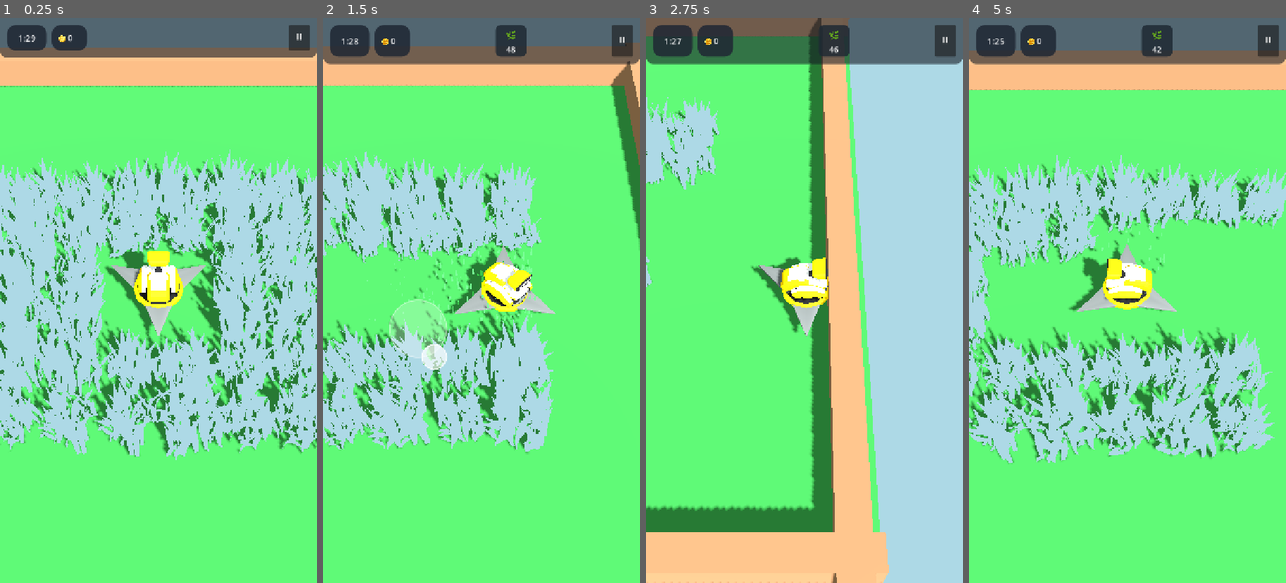
Above: before the commit, frames 1-4 (left to right).
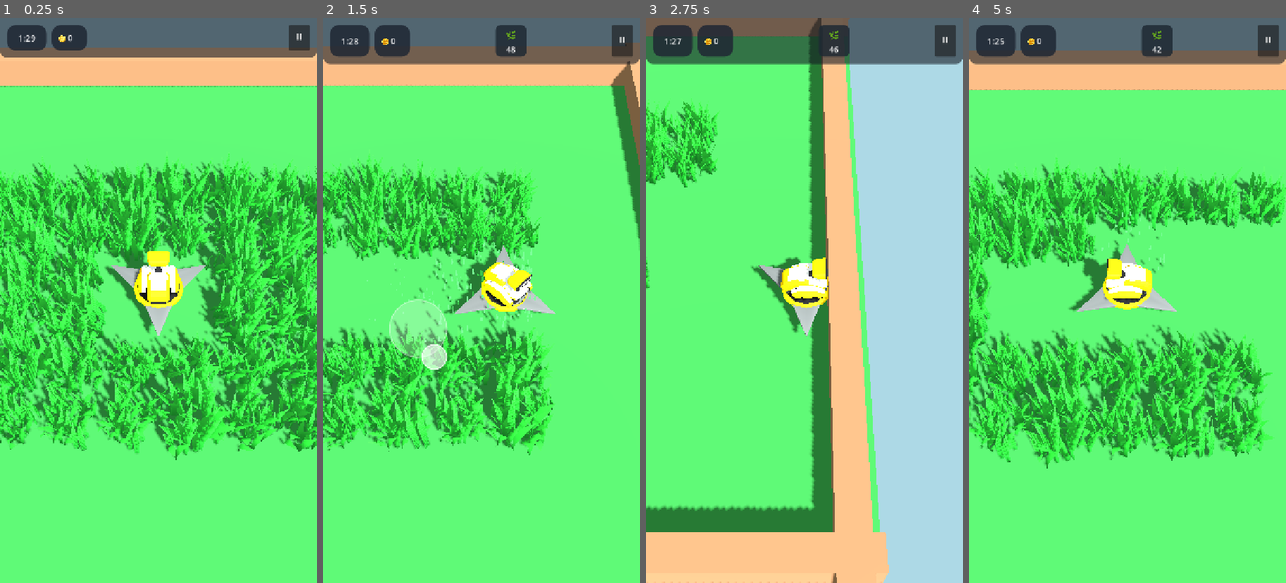
Above: after the commit, the same moments.

Repository: rogerbif/grass-cut-bot
Game: Godot game, scene res://scenes/main.tscn
Same seed, same stepped clock (60 frames per second), same inputs: the game is played once before the commit and once after it.
Inputs (mouse positions are in pixels of both pictures, inside the frame that each line leads up to):
- Up to frame 1 (0.25 s): no input
- Up to frame 2 (1.5 s): move the mouse to (551, 272) at 0.52 s; hold Right (ui_right) 0.53-1.25 s; click (551, 272) at 0.67 s; drag from (418, 328) to (465, 413) at 1.27 s
- Up to frame 3 (2.75 s): move the mouse to (836, 176) at 2.02 s; hold Right (ui_right) from 2.03 s (still down)
- Up to frame 4 (5 s): release Right (ui_right) at 2.75 s; drag from (1111, 413) to (1032, 215) at 2.77 s; move the mouse to (1222, 385) at 3.52 s; hold Left (ui_left) 3.53-4.25 s; drag from (1032, 215) to (1079, 159) at 4.27 s

The runs differ from the first frame. In frame 1, 40% of the frame differs, in the area x 0-100%, y 23-79%; in frame 2, 22%; in frame 3, 2.7%; in frame 4, 28%.

Commit message:
fix(shader): corrige inversão vertical de UV para ancoragem estrita da base no glTF

Diff:
--- a/shaders/interactive_grass.gdshader
+++ b/shaders/interactive_grass.gdshader
@@ -20,13 +20,13 @@
 	// Converte para coordenadas globais de mundo
 	vec3 world_vert = (MODEL_MATRIX * vec4(VERTEX, 1.0)).xyz;
 
-	// Altura normalizada da folha: 0.0 na raiz até 1.0 na ponta
-	float h = clamp(1.0 - UV.y, 0.0, 1.0);
+	// Altura normalizada da folha: 0.0 na raiz (UV.y = 0.0) até 1.0 na ponta (UV.y = 1.0)
+	float h = clamp(UV.y, 0.0, 1.0);
 
 	// A base da folha fica 100% estática, agindo rigorosamente como uma dobradiça/eixo na raiz.
-	// Vértices abaixo de 5% de altura possuem deslocamento rigorosamente zero.
-	float bend_factor = smoothstep(0.05, 1.0, h);
-	// Curva quadrática não-linear: flexão concentrada do meio para a ponta
+	// Vértices abaixo de 6% de altura possuem deslocamento rigorosamente zero.
+	float bend_factor = smoothstep(0.06, 1.0, h);
+	// Curva quadrática não-linear: o movimento cresce em arco até o topo
 	bend_factor = bend_factor * bend_factor;
 
 	// Identificação e parâmetros individuais de cada folha (via COLOR assado no Blender)
@@ -86,7 +86,7 @@
 }
 
 void fragment() {
-	float h = clamp(1.0 - UV.y, 0.0, 1.0);
+	float h = clamp(UV.y, 0.0, 1.0);
 	ALBEDO = mix(color_base.rgb, color_top.rgb, h);
 	ROUGHNESS = roughness;
 	SPECULAR = specular;
Not shown, changed: docs/02_entidades_e_mecanicas/SISTEMA_DE_VEGETACAO.md
Not shown, changed: docs/historico_melhorias/023_ancoragem_base_folhas_e_calibracao_particulas.md
